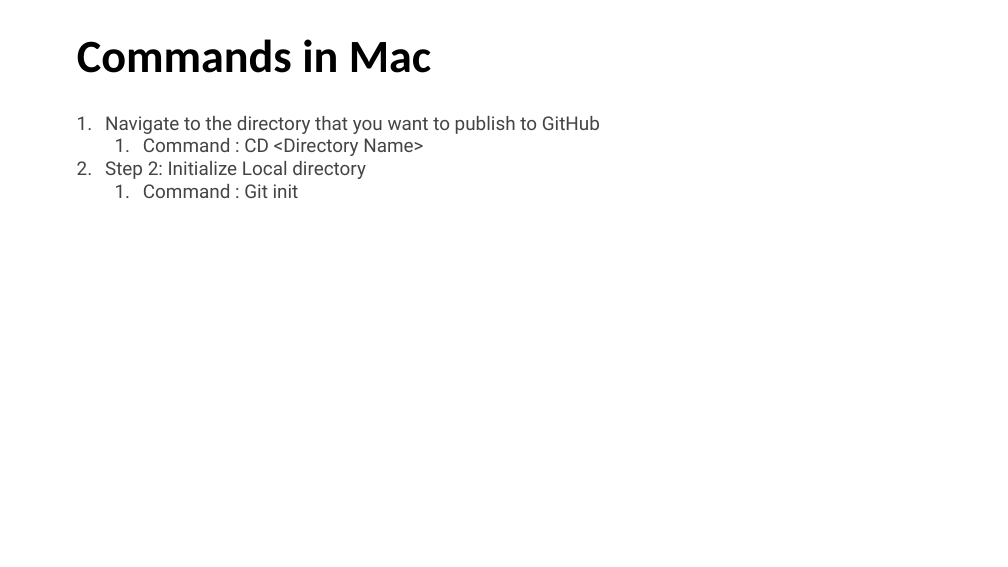
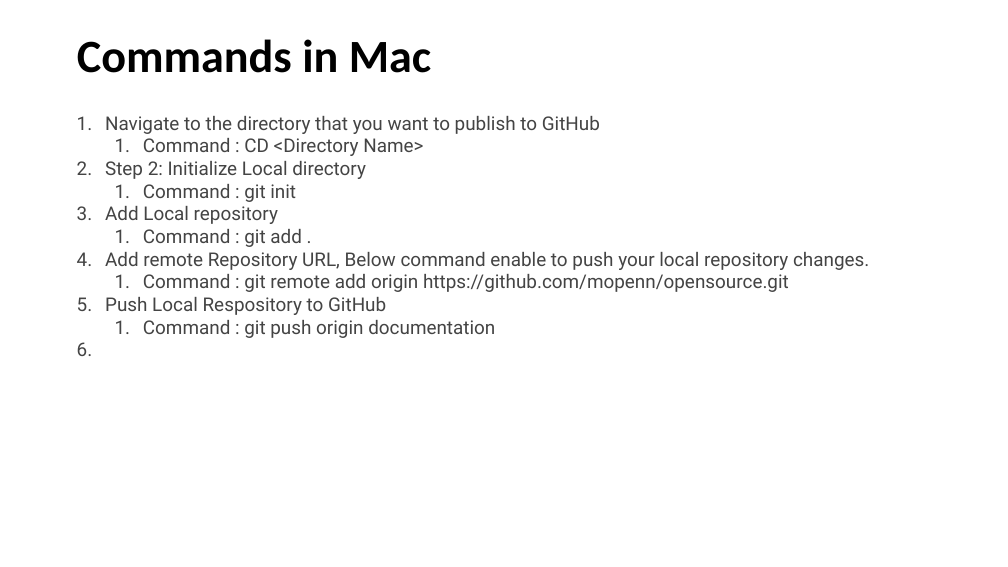
Before and after one commit to mopenn/opensource, a slide deck: slide 6 of GitHub/Github Tutorial for Beginners.pptx. Drawn at 1008x567 pixels with LibreOffice and Linux fonts; fonts in the diff are those of the drawing. Boxes give left, top, right and bottom in pixels: in the first picture for what was removed or moved away, otherwise in the second. Text is boxed around its words. In the diff, an @@ line names an element or a change of style, - is before the commit and + after.

```diff
--- a/GitHub/Github Tutorial for Beginners.pptx
+++ b/GitHub/Github Tutorial for Beginners.pptx
@@ text at bbox=[105, 184, 869, 338]: text changed @@
-  1. Command : Git init
+  1. Command : git init
+3. Add Local repository
+  1. Command : git add .
+4. Add remote Repository URL, Below command enable to push your local repository changes.
+  1. Command : git remote add origin https://github.com/mopenn/opensource.git
+5. Push Local Respository to GitHub
+  1. Command : git push origin documentation
```
Also in this commit, not shown: 6 other files.
